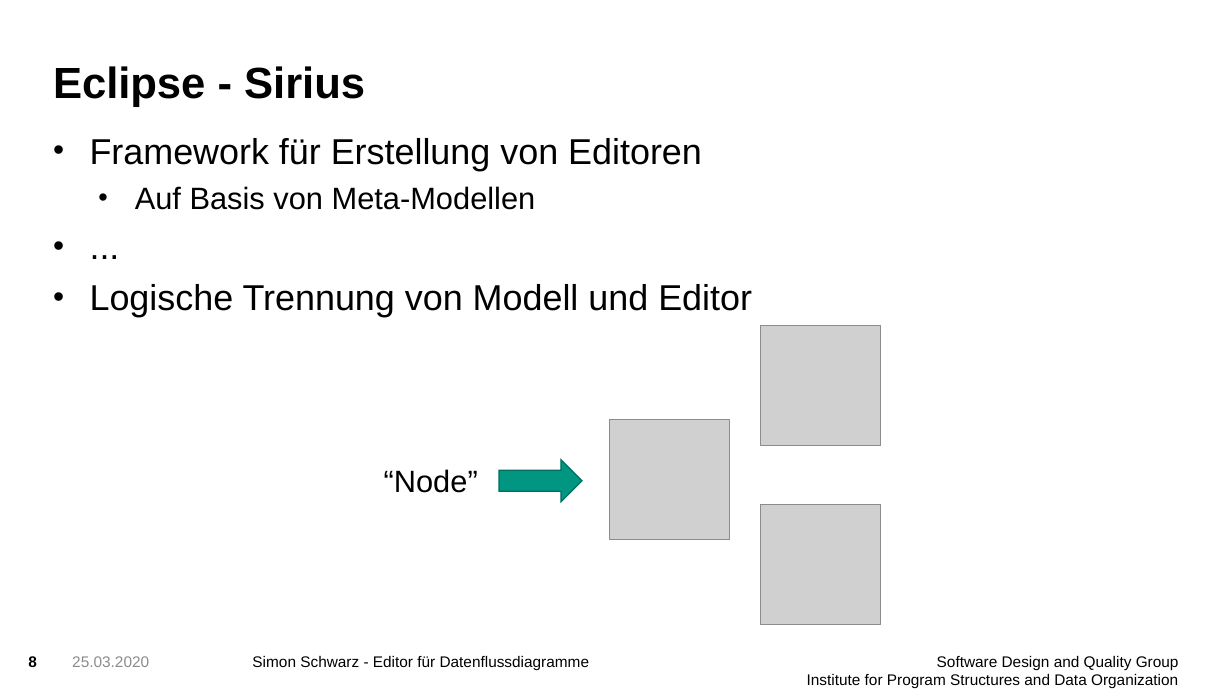
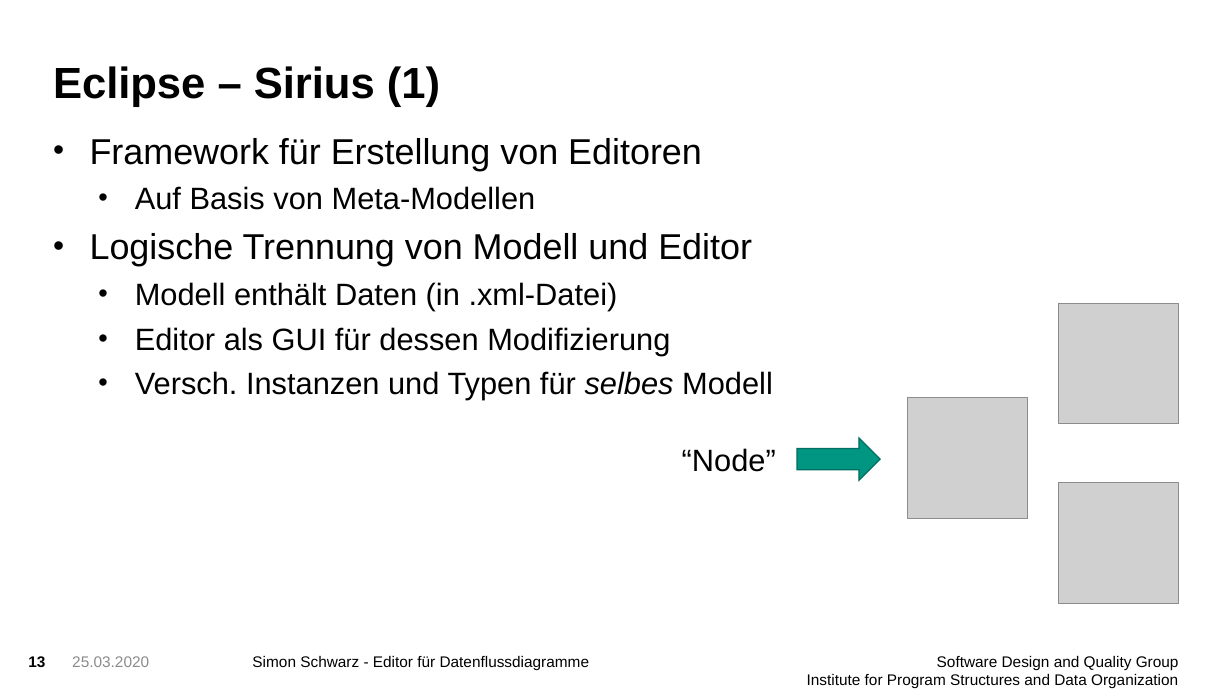
Before and after one commit to FluidTrust/Palladio-Supporting-DataFlowDiagram, a slide deck: slide 13 of presentation/presentation1.pptx (slide 8 before the commit). Drawn at 1232x693 pixels with LibreOffice and Linux fonts; fonts in the diff are those of the drawing; grey boxes stand for pictures; background and template pictures are left out. Boxes give left, top, right and bottom in pixels: in the first picture for what was removed or moved away, otherwise in the second. Text is boxed around its words. In the diff, an @@ line names an element or a change of style, - is before the commit and + after.

```diff
--- a/presentation/presentation1.pptx
+++ b/presentation/presentation1.pptx
@@ title at [53, 66, 440, 107]: text changed @@
-Eclipse - Sirius
+Eclipse – Sirius (1)
@@ text at [90, 138, 773, 400]: paragraph removed @@
-• ...
@@ text at [135, 282, 773, 400]: paragraphs added @@
+  • Modell enthält Daten (in .xml-Datei)
+  • Editor als GUI für dessen Modifizierung
+  • Versch. Instanzen und Typen für selbes Modell
@@ 3 pictures, 1 text, 1 right arrow: place and size @@
-3 pictures, 1 text, 1 right arrow at [384, 325, 881, 625]
+3 pictures, 1 text, 1 right arrow at [682, 304, 1179, 604]
@@ page number at [28, 656, 45, 667]: text changed @@
-8
+13
```
Also in this commit, not shown: 13 other slides changed, 3 slides added, 2 slides removed, 6 other files.
